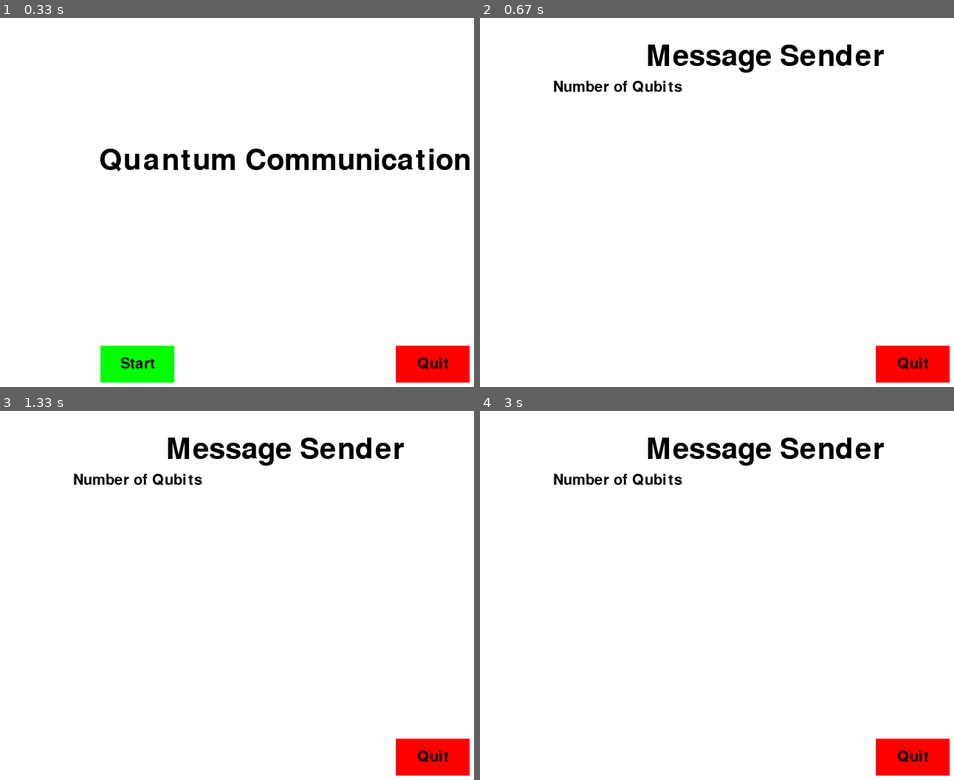
Above: before the commit, frames 1-4 (two rows, left to right).
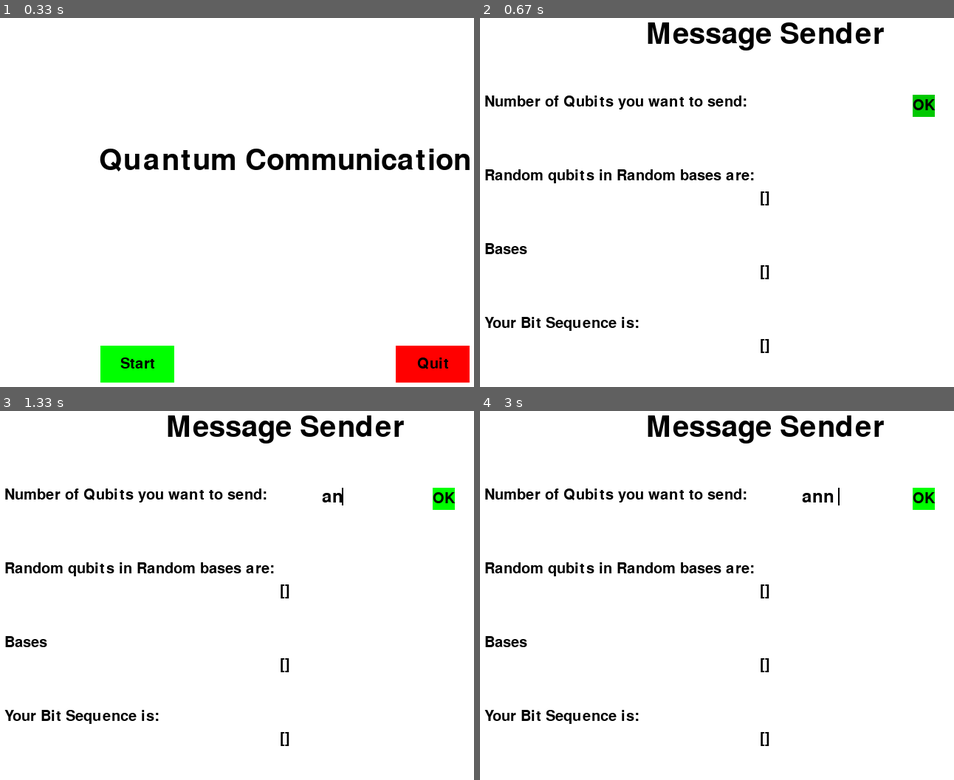
Above: after the commit, the same moments.

Repository: katemao-151/spookyporters
Game: pygame game, started from QuantumCommunication.py
Same seed, same stepped clock (60 frames per second), same inputs: the game is played once before the commit and once after it.
Inputs (mouse positions are in pixels of both pictures, inside the frame that each line leads up to):
- Up to frame 1 (0.33 s): no input
- Up to frame 2 (0.67 s): press the mouse at (617, 364) at 0.37 s; move the mouse to (759, 294) at 0.47 s; release the mouse at (901, 224) at 0.6 s
- Up to frame 3 (1.33 s): click (445, 499) at 0.77 s, where only the run after the commit has a clickable "OK"; type "an" at 1 s
- Up to frame 4 (3 s): type "n" at 1.4 s; tap Enter at 1.63 s; hold Right 1.9-2.37 s; hold Right from 2.8 s (still down); tap Space at 2.87 s; tap Home at 2.95 s

Frame 1 is identical in both runs. In frame 2, 7.4% of the frame differs, in the area x 0-100%, y 1-99%; in frame 3, 7.5%; in frame 4, 7.6%.

Commit message:
finish QC
Finish

Diff:
--- a/QuantumCommunication.py
+++ b/QuantumCommunication.py
@@ -2,53 +2,76 @@
 import pygame_textinput
 import time
 import random
+from microqiskit import QuantumCircuit, simulate
+import numpy as np
+import math
+
+black = (0, 0, 0)
+white = (255, 255, 255)
+red = (200, 0, 0)
+green = (0, 200, 0)
+dark_green = (0, 255, 0)
+dark_red = (255, 0, 0)
+
+n = 0
+qlist = []
+aliceBases = []
+bobBases = []
+bobBits = []
+aliceBits = []
+key = []
+
 
 pygame.init()
-
 textinput = pygame_textinput.TextInput()
 display_width = 800
 display_height = 600
-
-black = (0,0,0)
-white = (255,255,255)
-red = (200,0,0)
-green = (0,200,0)
-dark_green = (0,255,0)
-dark_red = (255,0,0)
-
-
-gameDisplay = pygame.display.set_mode((display_width,display_height))
+gameDisplay = pygame.display.set_mode((display_width, display_height))
 pygame.display.set_caption('Quantum Communication')
 clock = pygame.time.Clock()
-
 
 def text_objects(text, font):
     textSurface = font.render(text, True, black)
     return textSurface, textSurface.get_rect()
 
-def button(text,x,y,w,h,dark,light, action=None):
+
+def button(text, x, y, w, h, dark, light, action=None):
     mouse = pygame.mouse.get_pos()
     click = pygame.mouse.get_pressed()
 
-    if x+w > mouse[0] > x and y+h > mouse[1] > y:
-        pygame.draw.rect(gameDisplay, light,(x,y,w,h))
+    if x + w > mouse[0] > x and y + h > mouse[1] > y:
+        pygame.draw.rect(gameDisplay, light, (x, y, w, h))
 
         if click[0] == 1 and action != None:
             action()
     else:
-        pygame.draw.rect(gameDisplay, dark,(x,y,w,h))
-
-    smallText = pygame.font.Font("freesansbold.ttf",20)
+        pygame.draw.rect(gameDisplay, dark, (x, y, w, h))
+
+    smallText = pygame.font.Font("freesansbold.ttf", 20)
     textSurf, textRect = text_objects(text, smallText)
-    textRect.center = ( (x+(w/2)), (y+(h/2)) )
+    textRect.center = ((x + (w / 2)), (y + (h / 2)))
     gameDisplay.blit(textSurf, textRect)
 
+
 def game_intro():
+    global n,qlist,aliceBits,aliceBases,bobBits,bobBases,key
+
+    #reset to default for play again
+    n = 0
+    qlist = []
+    aliceBases = []
+    bobBases = []
+    bobBits = []
+    aliceBits = []
+    key = []
+    textinput.clear_text()
+
+    #start
     intro = True
 
     while intro:
         for event in pygame.event.get():
-            #print(event)
+            # print(event)
             if event.type == pygame.QUIT:
                 pygame.quit()
                 quit()
@@ -66,38 +89,158 @@
         pygame.display.update()
         clock.tick(15)
 
+
 def game_Sender():
     sender = False
 
     while not sender:
-        for event in pygame.event.get():
-            # print(event)
-            if event.type == pygame.QUIT:
-                pygame.quit()
-                quit()
-        gameDisplay.fill(white)
-
-        smallText = pygame.font.Font("freesansbold.ttf", 40)
-        textSurf, textRect = text_objects("Message Sender", smallText)
-        textRect.center = ((display_width / 2), (display_height / 10))
-        gameDisplay.blit(textSurf, textRect)
-
-        smallText = pygame.font.Font("freesansbold.ttf", 20)
-        textSurf, textRect = text_objects("Number of Qubits", smallText)
-        textRect.center = (200, 100)
-        gameDisplay.blit(textSurf, textRect)
-
-        button("Quit", 550, 450, 100, 50, dark_red, red, quitgame)
-
-        textinput.update(pygame.event.get())
-        gameDisplay.blit(textinput.get_surface(), (400, 90))
-
-
-        pygame.display.update()
-        clock.tick(15)
+        events = pygame.event.get()
+        for event in events:
+            # print(event)
+            if event.type == pygame.QUIT:
+                pygame.quit()
+                quit()
+        gameDisplay.fill(white)
+
+        createTextCenter((display_width / 2), (display_height / 20), "Message Sender", 40)
+
+        createTextLeft(20, 120, "Number of Qubits you want to send:", 20)
+
+        textinput.update(events)
+        gameDisplay.blit(textinput.get_surface(), (450, 110))
+
+        button("OK", 600, 110, 30, 30, green, dark_green, Qubit)
+
+        createTextLeft(20, 220, "Random qubits in Random bases are:", 20)
+        createTextCenter((display_width / 2), 250, str(qlist), 20)
+        createTextLeft(20, 320, "Bases", 20)
+        createTextCenter((display_width / 2), 350, str(aliceBases), 20)
+        createTextLeft(20, 420, "Your Bit Sequence is:",20)
+        createTextCenter((display_width / 2), 450, str(aliceBits), 20)
+
+        if qlist != []:
+            button("Send", 600, 500, 100, 50, dark_green, green, receiver)
+
+        pygame.display.update()
+        clock.tick(15)
+
+
+def createTextLeft(x, y, text, fontsize):
+    smallText = pygame.font.Font("freesansbold.ttf", fontsize)
+    textSurf, textRect = text_objects(text, smallText)
+    textRect.midleft = (x, y)
+    gameDisplay.blit(textSurf, textRect)
+
+def createTextCenter(x, y, text, fontsize):
+    smallText = pygame.font.Font("freesansbold.ttf", fontsize)
+    textSurf, textRect = text_objects(text, smallText)
+    textRect.center = (x, y)
+    gameDisplay.blit(textSurf, textRect)
+
 
 def quitgame():
     pygame.quit()
     quit()
 
+
+def Qubit():
+    global qlist, aliceBases, aliceBits
+    qlist = []
+    aliceBases = []
+    aliceBits = []
+
+
+    if textinput.get_text() != "":
+        n = int(textinput.get_text())
+
+        for i in range(n):
+            qc = QuantumCircuit(1, 1)
+            bit = random.choice("01")
+            base = random.choice("zx")
+            qlist.append(bit + base)
+            aliceBases.append(base)
+            aliceBits.append(bit)
+
+def randomBase():
+    global bobBases, bobBits, aliceBases, aliceBits
+    bobBases = []
+    bobBits = []
+
+    if textinput.get_text() != "":
+        n = int(textinput.get_text())
+
+        for i in range(n):
+            base = random.choice("zx")
+            bobBases.append(base)
+            if base == aliceBases[i]:
+
+                bobBits.append(aliceBits[i])
+            else:
+                bobBits.append("-")
+
+
+def receiver():
+    receiver = False
+
+    while not receiver:
+        events = pygame.event.get()
+        for event in events:
+            # print(event)
+            if event.type == pygame.QUIT:
+                pygame.quit()
+                quit()
+        gameDisplay.fill(white)
+
+        createTextCenter((display_width / 2), (display_height / 20), "Message Receiver", 40)
+
+        createTextLeft(20, 120, "The qubits received are:", 20)
+        createTextCenter((display_width / 2), 150, str(qlist), 20)
+        createTextLeft(20, 220, "The randomly selected Bases are:", 20)
+        button("Random!", 650, 210, 100, 30, dark_green, green, randomBase)
+        createTextCenter((display_width / 2), 250, str(bobBases), 20)
+        createTextLeft(20, 320, "Your Bit Sequence is:",20)
+        createTextCenter((display_width / 2), 350, str(bobBits), 20)
+
+        button("Generate Private Key!", 250, 480, 300, 50, dark_green, green, generate)
+
+        pygame.display.update()
+        clock.tick(15)
+
+def generate():
+    generate = False
+
+    while not generate:
+        events = pygame.event.get()
+        for event in events:
+            # print(event)
+            if event.type == pygame.QUIT:
+                pygame.quit()
+                quit()
+        gameDisplay.fill(white)
+
+        createTextCenter((display_width / 2), (display_height / 20), "Message Receiver", 40)
+
+        createTextLeft(20, 120, "The Bit Sequence of Sender is:", 20)
+        createTextCenter((display_width / 2), 150, str(aliceBits), 20)
+        createTextLeft(20, 270, "The Bit Sequence of Receiver is:",20)
+        createTextCenter((display_width / 2), 300, str(bobBits), 20)
+
+        if key != []:
+            createTextLeft(20, 370, "Bingo! The private key for this message is:", 20)
+            createTextCenter((display_width / 2), 400, str(key), 20)
+            button("Play Again!", 250, 480, 300, 50, dark_green, green, game_intro)
+
+
+        button("Compare!", 650, 220, 100, 30, dark_green, green, compare)
+
+        pygame.display.update()
+        clock.tick(15)
+
+def compare():
+    global key
+    key = []
+    for i,x in zip(aliceBits,bobBits):
+        if i == x:
+            key.append(i)
+
 game_intro()
